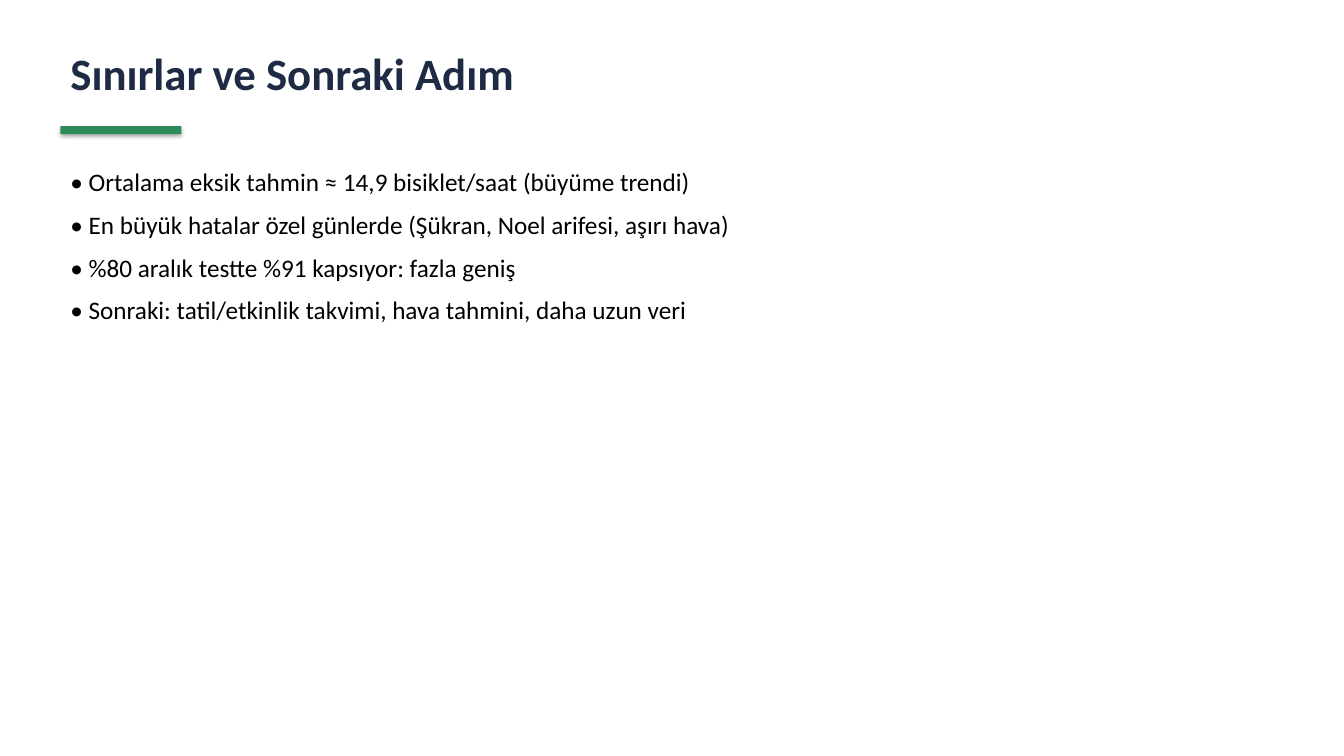
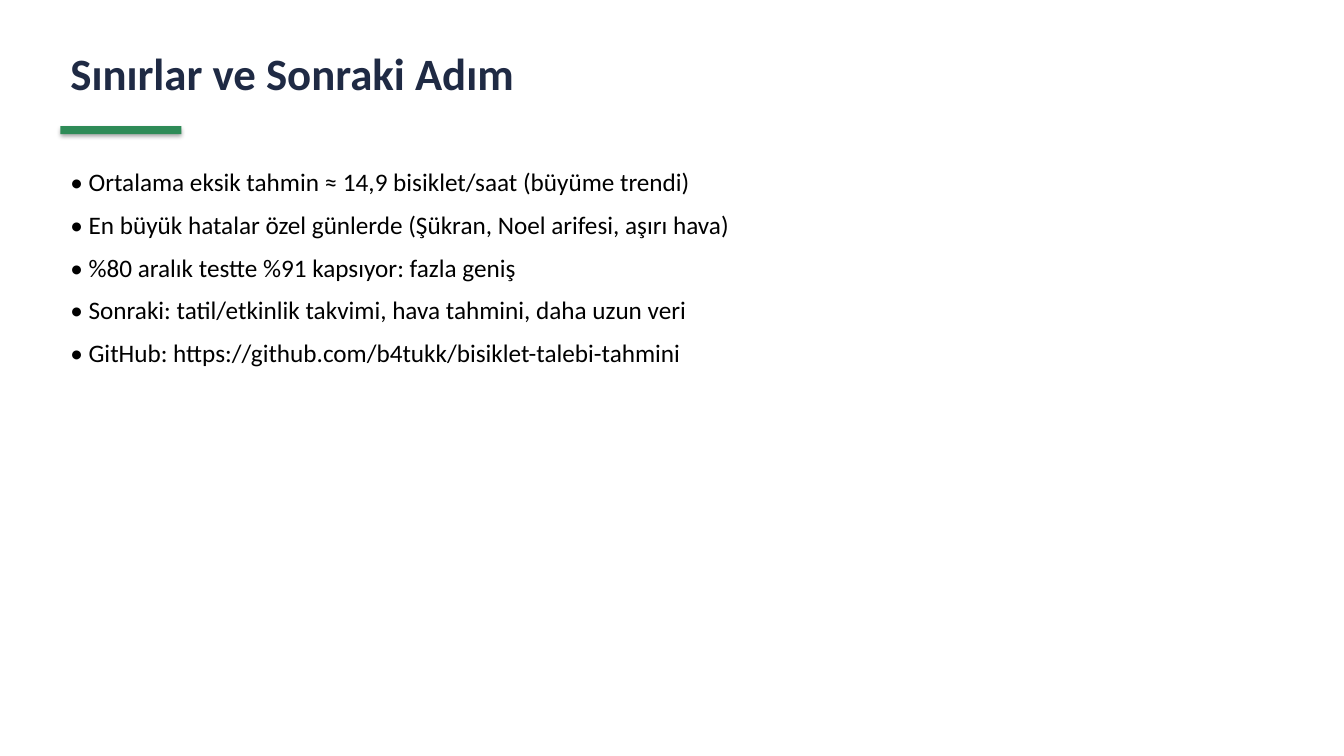
Before and after one commit to b4tukk/bisiklet-talebi-tahmini, a slide deck: slide 5 of Sunum.pptx. Drawn at 1344x756 pixels with LibreOffice and Linux fonts; fonts in the diff are those of the drawing. Boxes give left, top, right and bottom in pixels: in the first picture for what was removed or moved away, otherwise in the second. Text is boxed around its words. In the diff, an @@ line names an element or a change of style, - is before the commit and + after.

```diff
--- a/Sunum.pptx
+++ b/Sunum.pptx
@@ text at (89,344,680,367): paragraph added @@
+• GitHub: https://github.com/b4tukk/bisiklet-talebi-tahmini
```
Also in this commit, not shown: 1 other file.
